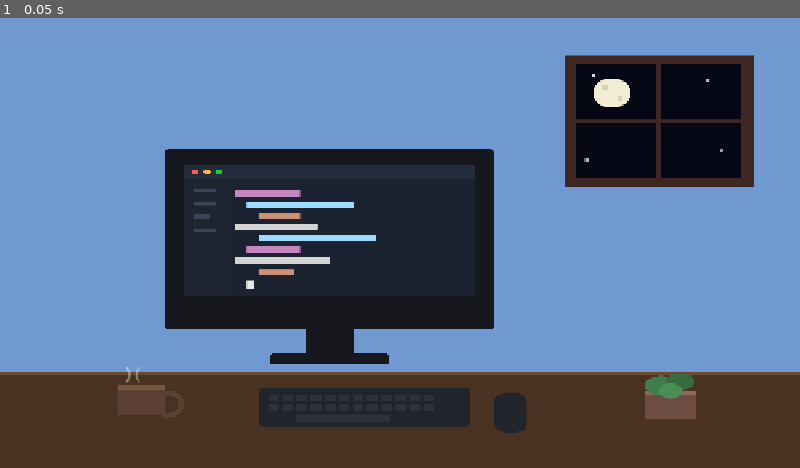
Above: before the commit, frame 1.
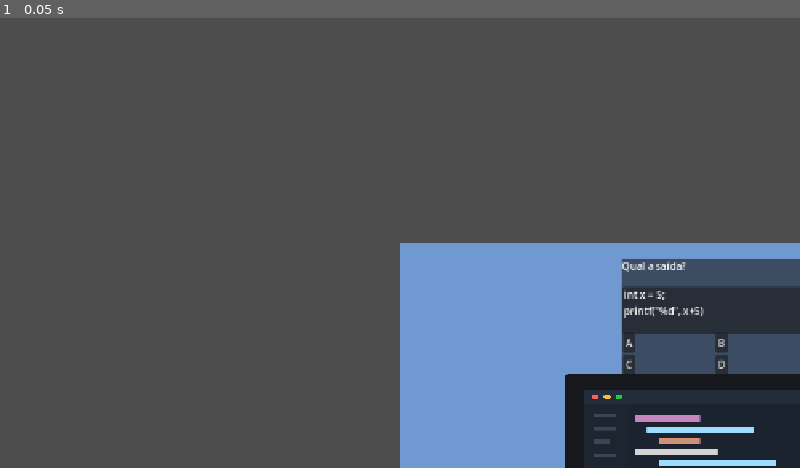
Above: after the commit, the same moment.

Repository: SiriusVe/crazy-in-codes
Game: Godot game, scene res://Scenes/fase_1.tscn
The game is run twice, just before and just after one commit, with the same random seed, the same clock (stepped at 60 frames per second) and the same inputs.
Inputs:
- Up to frame 1 (0.05 s): no input

The runs differ from the first frame. In frame 1, 93% of the frame differs, in the area x 0-100%, y 0-100%.

Commit message:
Interface Quiz

Diff:
--- a/Scenes/fase_1.tscn
+++ b/Scenes/fase_1.tscn
@@ -21,3 +21,68 @@
 grow_vertical = 2
 texture = ExtResource("1_l3mkw")
 expand_mode = 1
+
+[node name="Camera2D" type="Camera2D" parent="." unique_id=1540852608]
+
+[node name="QuizUI" type="Control" parent="." unique_id=980636762]
+layout_mode = 1
+anchors_preset = 15
+anchor_right = 1.0
+anchor_bottom = 1.0
+grow_horizontal = 2
+grow_vertical = 2
+
+[node name="QuestionPanel" type="Panel" parent="QuizUI" unique_id=1839796799]
+layout_mode = 0
+offset_left = 355.0
+offset_top = 25.0
+offset_right = 666.0
+offset_bottom = 211.0
+
+[node name="QuestionTxt" type="Label" parent="QuizUI/QuestionPanel" unique_id=1695085391]
+layout_mode = 0
+offset_right = 311.0
+offset_bottom = 47.0
+text = "Qual a saída?"
+
+[node name="CdPanel" type="Panel" parent="QuizUI/QuestionPanel" unique_id=1872470705]
+layout_mode = 0
+offset_left = 1.0
+offset_top = 45.0
+offset_right = 308.0
+offset_bottom = 121.0
+
+[node name="CdTxt" type="Label" parent="QuizUI/QuestionPanel/CdPanel" unique_id=942305141]
+layout_mode = 0
+offset_left = 2.0
+offset_top = 1.0
+offset_right = 307.0
+offset_bottom = 75.0
+text = "int x = 5;
+printf(\"%d\", x+5)"
+
+[node name="Answers" type="GridContainer" parent="QuizUI/QuestionPanel" unique_id=2105824468]
+layout_mode = 0
+offset_left = 2.0
+offset_top = 119.0
+offset_right = 311.0
+offset_bottom = 185.0
+theme_override_constants/h_separation = 129
+theme_override_constants/v_separation = 4
+columns = 2
+
+[node name="A" type="Button" parent="QuizUI/QuestionPanel/Answers" unique_id=220852488]
+layout_mode = 2
+text = "A"
+
+[node name="B" type="Button" parent="QuizUI/QuestionPanel/Answers" unique_id=2005646345]
+layout_mode = 2
+text = "B"
+
+[node name="C" type="Button" parent="QuizUI/QuestionPanel/Answers" unique_id=691734294]
+layout_mode = 2
+text = "C"
+
+[node name="D" type="Button" parent="QuizUI/QuestionPanel/Answers" unique_id=1539932499]
+layout_mode = 2
+text = "D"
